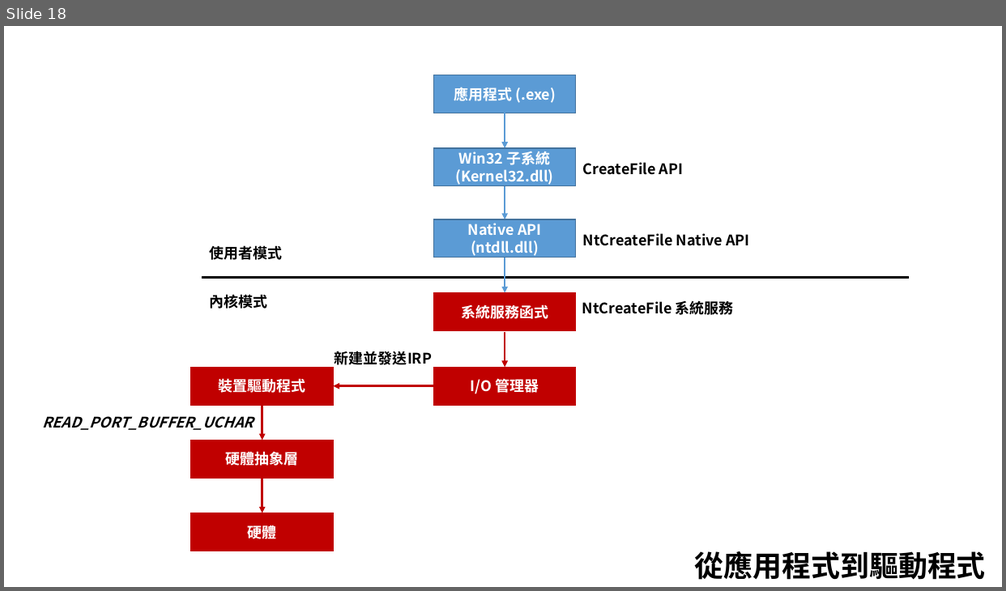
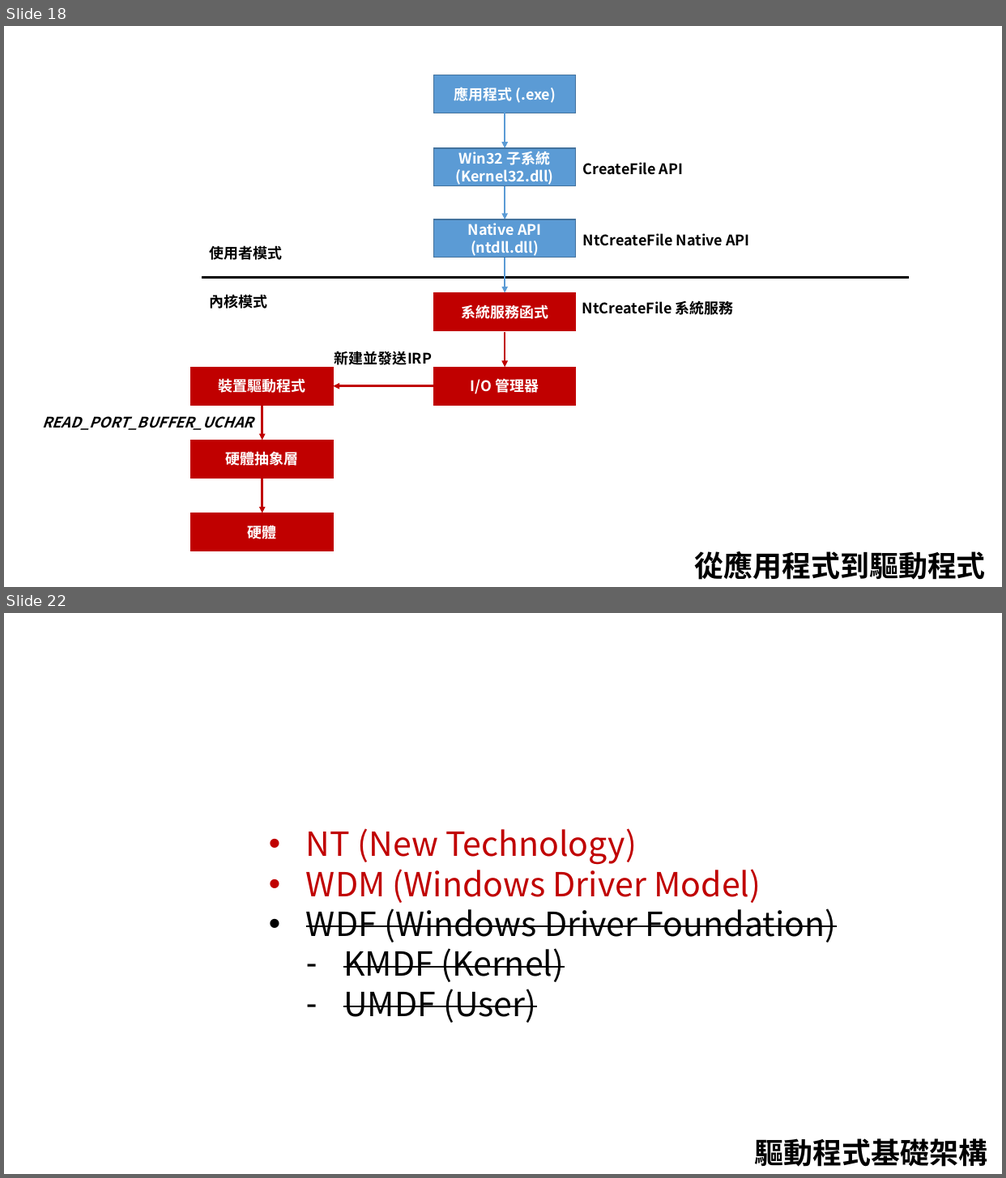
Before and after one commit to 1anhuang/Tutorial, a slide deck: WindowsDriver/Driver(Windows).pptx. Shown one above the other, each under a label of ours: slide 18 before the commit, slides 18 and 22 after it; the slides between them are not shown. The pictures are 1006x591 and 1006x1178 pixels, drawn with LibreOffice and Linux fonts; fonts in the diff are those of the drawing. Boxes give left, top, right and bottom in pixels: in the first picture for what was removed or moved away, otherwise in the second. Text is boxed around its words. In the diff, an @@ line names an element or a change of style, - is before the commit and + after.

```diff
--- a/WindowsDriver/Driver(Windows).pptx
+++ b/WindowsDriver/Driver(Windows).pptx
@@ slide 22 added at box(4, 613, 1002, 1174), background #FFFFFF @@
@@ text added at box(306, 828, 837, 1023), 32 pt, text #000000, strikethrough @@
+• NT (New Technology)
+• WDM (Windows Driver Model)
+• WDF (Windows Driver Foundation)
+  – KMDF (Kernel)
+  – UMDF (User)
@@ text added at box(755, 1139, 987, 1167), 28 pt, text #000000, bold @@
+驅動程式基礎架構
```
Also in this commit, not shown: 1 slide changed, 17 other slides added.
